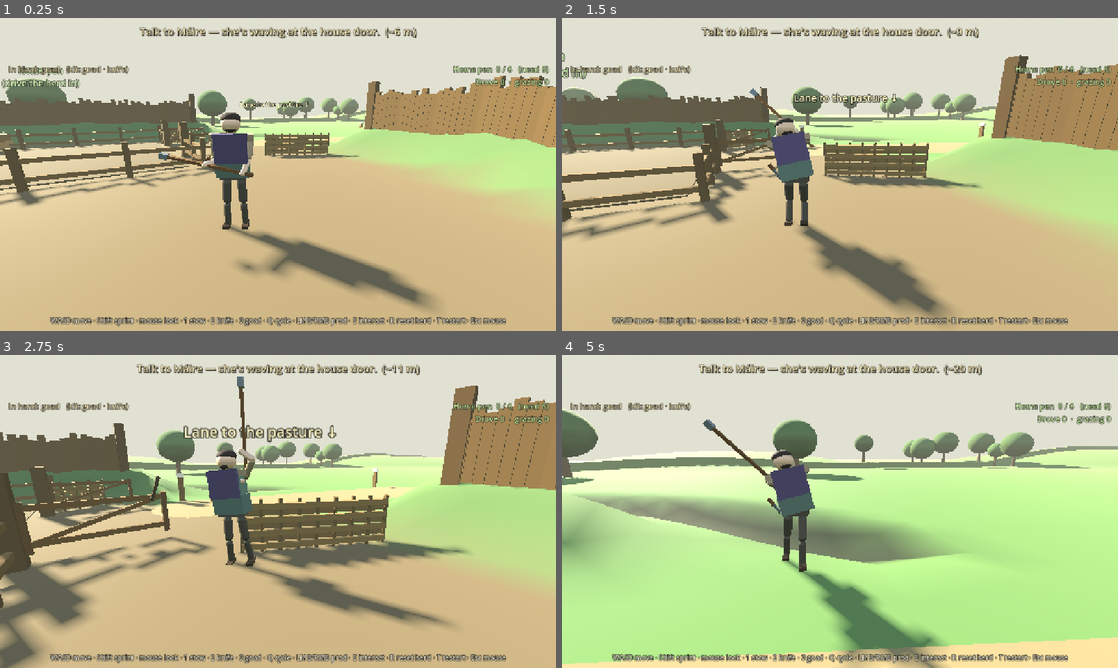
Above: before the commit, frames 1-4 (two rows, left to right).
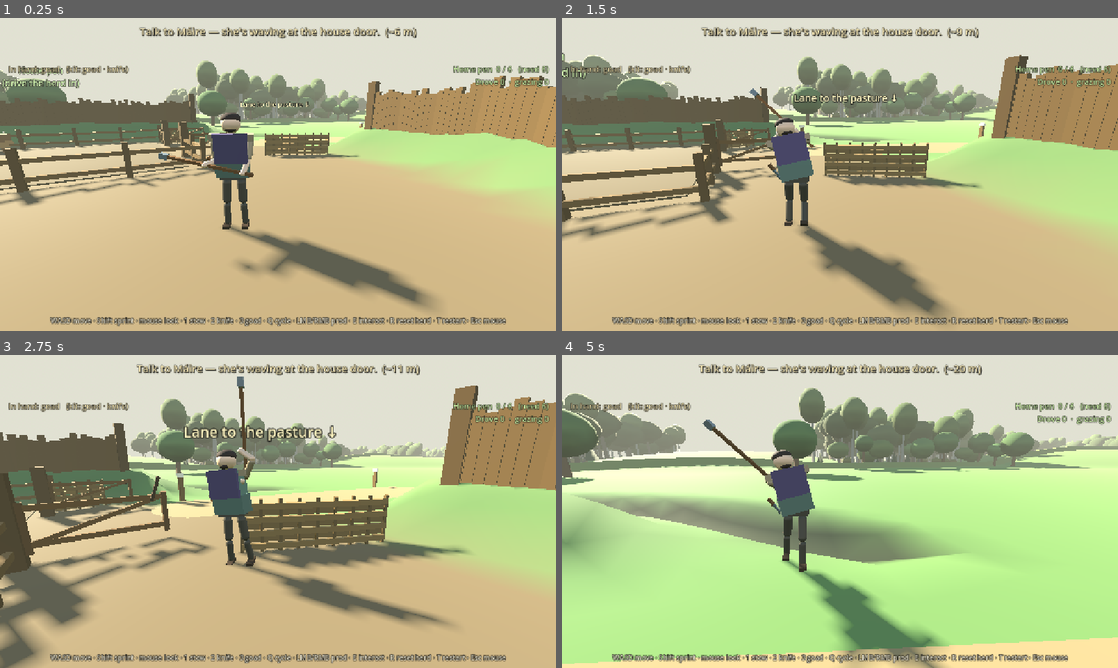
Above: after the commit, the same moments.

Repository: fortins4/devPlayground
Game: Godot game, scene res://scenes/prologue/opening_cattle_drive.tscn
Same seed, same stepped clock (60 frames per second), same inputs: the game is played once before the commit and once after it. This scene is started directly instead of the project's main scene.
Inputs (mouse positions are in pixels of both pictures, inside the frame that each line leads up to):
- Up to frame 1 (0.25 s): no input
- Up to frame 2 (1.5 s): tap Enter at 0.5 s; move the mouse to (867, 174) at 0.52 s; hold Right mouse button (attack_heavy) 0.53-1.28 s; hold W (move_forward) from 0.53 s (still down); click (867, 174) at 0.67 s; tap Space (jump) at 0.77 s; move the mouse to (812, 174) at 1.27 s; click (812, 174) at 1.35 s
- Up to frame 3 (2.75 s): keep holding W (move_forward); tap Space (jump) at 1.52 s; move the mouse to (289, 505) at 2.02 s; hold H (band_toggle) from 2.03 s (still down)
- Up to frame 4 (5 s): keep holding W (move_forward); tap Space (jump) at 2.75, 3.02, 3.77, 4.52 s; move the mouse to (834, 517) at 2.77 s; release H (band_toggle) at 2.78 s; tap Ctrl (crouch) at 2.85 s; click (834, 517) at 2.92 s; move the mouse to (878, 514) at 3.52 s; hold Q (cycle_weapon) 3.53-4.28 s; move the mouse to (795, 508) at 4.27 s; tap E (interact) at 4.35 s

The runs differ from the first frame. In frame 1, 2.9% of the frame differs, in the area x 0-66%, y 13-35%; in frame 2, 4.5%; in frame 3, 3.3%; in frame 4, 7.8%, in the area x 0-100%, y 10-38%.

Commit message:
Opening H4: dark woodland edge round the farm (oak, ash, alder, hazel; holly + hawthorn under)
Set dressing beyond the field banks on every side (MultiMesh, no colliders): hazel clumps at the
margin, oak and ash behind, alder by the wet ground and the back paddock, holly and hawthorn in the
understorey, thickening with depth. Nothing inside the banks, on or near the lane, in the pasture,
the back paddock or round the neighbours' ráth, so drive routes are untouched.

Diff:
--- a/scripts/prologue/opening_farm_greybox.gd
+++ b/scripts/prologue/opening_farm_greybox.gd
@@ -101,6 +101,7 @@
 	_build_edges()
 	_build_ringfort(Vector3(-78.0, 0.0, 42.0), 16.0)
 	_build_trees(path)
+	_build_woodland(path)
 	_build_labels(path)
 
 
@@ -961,6 +962,171 @@
 		var crown := _mesh_sphere(_gen, g + Vector3(0, h * 0.85 - 0.1, 0), rng.randf_range(1.6, 2.6), C_CANOPY.darkened(rng.randf_range(0.0, 0.15)))
 		crown.scale = Vector3(1.0, 0.85, 1.0)
 		placed += 1
+
+
+## H4 — woodland at the edges: a dark broadleaf tree line (oak, ash, alder, hazel at the margin)
+## with holly + hawthorn under it, beyond the field banks on every side, so the farm reads as a
+## secluded clearing. Set dressing only (no colliders); nothing inside the banks, the lane, the
+## pasture, the back paddock or near the neighbours' ráth, so drive routes stay as they were.
+const WOOD_STEP := 4.2
+const C_OAK := Color(0.13, 0.22, 0.09)
+const C_ASH := Color(0.2, 0.3, 0.13)
+const C_ALDER := Color(0.1, 0.18, 0.1)
+const C_HAZEL := Color(0.2, 0.3, 0.12)
+const C_HOLLY := Color(0.08, 0.17, 0.09)
+const C_HAWTHORN := Color(0.27, 0.3, 0.15)
+const C_BARK := Color(0.27, 0.23, 0.18)
+const C_ASH_BARK := Color(0.42, 0.4, 0.35)
+
+func _build_woodland(path: Array[Vector3]) -> void:
+	var rng := RandomNumberGenerator.new()
+	rng.seed = 4407
+	var pas := _zone_box(pasture_zone_path, Vector3(-25.0, 1.0, 192.0), Vector3(40.0, 2.0, 28.0))
+	var sz := pas.end.z + 3.0
+	# Inner edge of the wood per side (just past each bank's ditch) and how deep the band runs.
+	var east_x0 := 46.5
+	var west_x0 := -32.5
+	var north_z0 := -26.5
+	var paddock := AABB(Vector3(PADDOCK_X0 - 4.0, -5.0, sz - 4.0), Vector3(PADDOCK_X1 - PADDOCK_X0 + 8.0, 10.0, 300.0))
+	var wet: Array[Vector2] = [Vector2(Terrain.BOG_CX, Terrain.BOG_CZ), Vector2(-55.0, 160.0), Vector2(-14.0, 102.0)]
+	# trunk (cyl), crown (sphere), cone (alder/holly), shrub (hazel/hawthorn) — one MultiMesh each.
+	var parts := {"trunk": [], "crown": [], "cone": [], "shrub": []}
+	var x := -110.0
+	while x <= 110.0:
+		var z := -66.0
+		while z <= 258.0:
+			var p := Vector3(x + rng.randf_range(-1.8, 1.8), 0.0, z + rng.randf_range(-1.8, 1.8))
+			z += WOOD_STEP
+			# depth into the wood from the nearest field edge (≤ 0 → inside the farm)
+			var depth := maxf(maxf(p.x - east_x0, west_x0 - p.x), north_z0 - p.z)
+			if p.z > sz - 6.0 and (p.x < PADDOCK_X0 - 4.0 or p.x > PADDOCK_X1 + 4.0):
+				depth = maxf(depth, minf(PADDOCK_X0 - 4.0 - p.x, p.x - PADDOCK_X1 - 4.0) + 6.0)
+				depth = maxf(depth, maxf(PADDOCK_X0 - 4.0 - p.x, p.x - PADDOCK_X1 - 4.0))
+			if depth <= 0.0:
+				continue
+			if _in_xz(paddock, p) or _in_xz(pas.grow(5.0), p):
+				continue
+			if _near_lane(p, path, 9.0):
+				continue
+			if p.distance_to(Vector3(-78, 0, 42)) < 24.0:
+				continue  # neighbours' ráth keeps its cleared ground
+			var near_wet := false
+			for w in wet:
+				var dw := Vector2(p.x, p.z).distance_to(w)
+				if dw < 13.0:
+					near_wet = true
+				if dw < 9.0 and w != wet[0]:
+					depth = -1.0
+			if depth <= 0.0:
+				continue
+			# Thicker the deeper in; a ragged margin.
+			if rng.randf() > clampf(0.45 + depth * 0.05, 0.0, 0.93):
+				continue
+			if _on_hill(p, 1.2):
+				continue
+			var g := _on_ground(p)
+			var r := rng.randf()
+			if depth < 5.0 and r < 0.55:
+				_wood_hazel(parts, g, rng)
+			elif near_wet or (r < 0.2 and p.x < 0.0):
+				_wood_tree(parts, g, rng, "alder")
+			elif r < 0.62:
+				_wood_tree(parts, g, rng, "oak")
+			else:
+				_wood_tree(parts, g, rng, "ash")
+			# Understorey: holly and hawthorn, mostly at the margin.
+			if rng.randf() < (0.55 if depth < 9.0 else 0.25):
+				var u := g + Vector3(rng.randf_range(-2.0, 2.0), 0.0, rng.randf_range(-2.0, 2.0))
+				u = _on_ground(Vector3(u.x, 0.0, u.z))
+				if rng.randf() < 0.5:
+					var hh := rng.randf_range(1.6, 3.0)
+					parts["cone"].append([Transform3D(Basis.from_scale(Vector3(hh * 0.32, hh, hh * 0.32)), u + Vector3(0, hh * 0.5, 0)), C_HOLLY.lightened(rng.randf_range(0.0, 0.06))])
+				else:
+					var hr := rng.randf_range(0.9, 1.4)
+					parts["shrub"].append([Transform3D(Basis.from_scale(Vector3(hr * 1.1, hr * 0.85, hr)), u + Vector3(0, hr * 0.75, 0)), C_HAWTHORN.lerp(Color(0.45, 0.2, 0.14), rng.randf_range(0.0, 0.18))])
+		x += WOOD_STEP
+	var cyl := CylinderMesh.new()
+	cyl.top_radius = 0.75
+	cyl.bottom_radius = 1.0
+	cyl.height = 1.0
+	cyl.radial_segments = 6
+	cyl.rings = 0
+	var sph := SphereMesh.new()
+	sph.radius = 1.0
+	sph.height = 2.0
+	sph.radial_segments = 9
+	sph.rings = 5
+	var cone := CylinderMesh.new()
+	cone.top_radius = 0.0
+	cone.bottom_radius = 1.0
+	cone.height = 1.0
+	cone.radial_segments = 8
+	cone.rings = 0
+	var lumpy := SphereMesh.new()
+	lumpy.radius = 1.0
+	lumpy.height = 1.6
+	lumpy.radial_segments = 7
+	lumpy.rings = 4
+	var meshes := {"trunk": cyl, "crown": sph, "cone": cone, "shrub": lumpy}
+	var total := 0
+	for k in parts:
+		var arr: Array = parts[k]
+		if arr.is_empty():
+			continue
+		var mm := MultiMesh.new()
+		mm.transform_format = MultiMesh.TRANSFORM_3D
+		mm.use_colors = true
+		mm.mesh = meshes[k]
+		mm.instance_count = arr.size()
+		for i in arr.size():
+			mm.set_instance_transform(i, arr[i][0])
+			mm.set_instance_color(i, arr[i][1])
+		var mmi := MultiMeshInstance3D.new()
+		mmi.name = "Woodland_" + k
+		mmi.multimesh = mm
+		var m := StandardMaterial3D.new()
+		m.vertex_color_use_as_albedo = true
+		m.roughness = 0.95
+		mmi.material_override = m
+		_gen.add_child(mmi)
+		total += arr.size()
+	print("OPENING_WOODLAND parts=%d trees=%d" % [total, (parts["trunk"] as Array).size()])
+
+
+func _wood_tree(parts: Dictionary, g: Vector3, rng: RandomNumberGenerator, kind: String) -> void:
+	match kind:
+		"oak":  # broad, spreading, low-domed crown
+			var h := rng.randf_range(7.0, 10.5)
+			var tw := rng.randf_range(0.32, 0.45)
+			parts["trunk"].append([Transform3D(Basis.from_scale(Vector3(tw, h * 0.6, tw)), g + Vector3(0, h * 0.3 - 0.1, 0)), C_BARK])
+			var cr := rng.randf_range(3.0, 4.2)
+			parts["crown"].append([Transform3D(Basis(Vector3.UP, rng.randf() * TAU).scaled(Vector3(cr * 1.2, cr * 0.75, cr * 1.05)), g + Vector3(0, h - cr * 0.55, 0)), C_OAK.lightened(rng.randf_range(0.0, 0.07))])
+			if rng.randf() < 0.6:
+				var o := Vector3(rng.randf_range(-1.6, 1.6), 0.0, rng.randf_range(-1.6, 1.6))
+				parts["crown"].append([Transform3D(Basis.from_scale(Vector3(cr * 0.8, cr * 0.6, cr * 0.8)), g + o + Vector3(0, h - cr * 0.9, 0)), C_OAK.darkened(rng.randf_range(0.0, 0.1))])
+		"ash":  # taller, lighter, open oval crown on a pale stem
+			var h := rng.randf_range(9.0, 13.0)
+			var tw := rng.randf_range(0.24, 0.32)
+			parts["trunk"].append([Transform3D(Basis.from_scale(Vector3(tw, h * 0.7, tw)), g + Vector3(0, h * 0.35 - 0.1, 0)), C_ASH_BARK])
+			var cr := rng.randf_range(2.4, 3.2)
+			parts["crown"].append([Transform3D(Basis.from_scale(Vector3(cr * 0.95, cr * 1.15, cr * 0.95)), g + Vector3(0, h - cr * 0.8, 0)), C_ASH.lightened(rng.randf_range(0.0, 0.08))])
+		"alder":  # narrow dark cone, wet ground
+			var h := rng.randf_range(7.0, 10.0)
+			var tw := rng.randf_range(0.2, 0.28)
+			parts["trunk"].append([Transform3D(Basis.from_scale(Vector3(tw, h * 0.45, tw)), g + Vector3(0, h * 0.22 - 0.1, 0)), C_BARK.darkened(0.15)])
+			var cw := rng.randf_range(1.8, 2.4)
+			parts["cone"].append([Transform3D(Basis.from_scale(Vector3(cw, h * 0.8, cw)), g + Vector3(0, h * 0.58, 0)), C_ALDER.lightened(rng.randf_range(0.0, 0.05))])
+
+
+## Hazel: a multi-stemmed low clump at the wood's edge.
+func _wood_hazel(parts: Dictionary, g: Vector3, rng: RandomNumberGenerator) -> void:
+	var h := rng.randf_range(3.0, 4.5)
+	for i in 3:
+		var o := Vector3(rng.randf_range(-0.5, 0.5), 0.0, rng.randf_range(-0.5, 0.5))
+		var lean := Basis(Vector3(o.z, 0, -o.x).normalized() if o.length() > 0.05 else Vector3.RIGHT, 0.18)
+		parts["trunk"].append([Transform3D(lean.scaled(Vector3(0.07, h * 0.7, 0.07)), g + o + Vector3(0, h * 0.35 - 0.1, 0)), C_BARK.lightened(0.1)])
+	var cr := rng.randf_range(1.7, 2.4)
+	parts["crown"].append([Transform3D(Basis.from_scale(Vector3(cr * 1.15, cr * 0.8, cr * 1.15)), g + Vector3(0, h - cr * 0.45, 0)), C_HAZEL.lightened(rng.randf_range(0.0, 0.08))])
 
 
 func _build_labels(path: Array[Vector3]) -> void:
